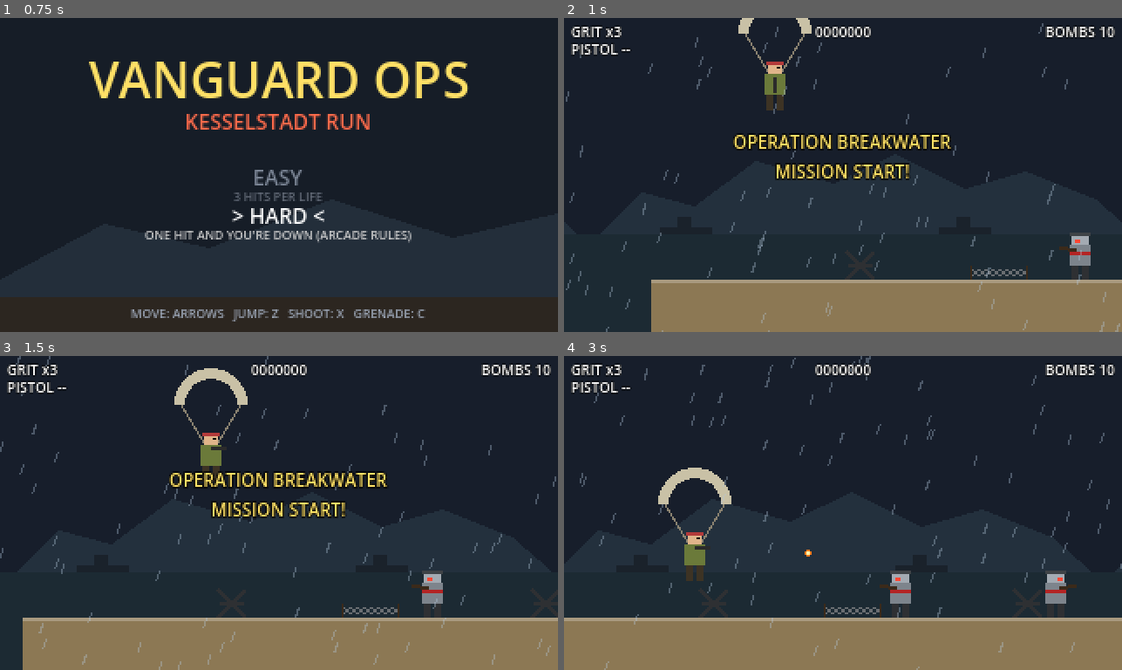
Above: before the commit, frames 1-4 (two rows, left to right).
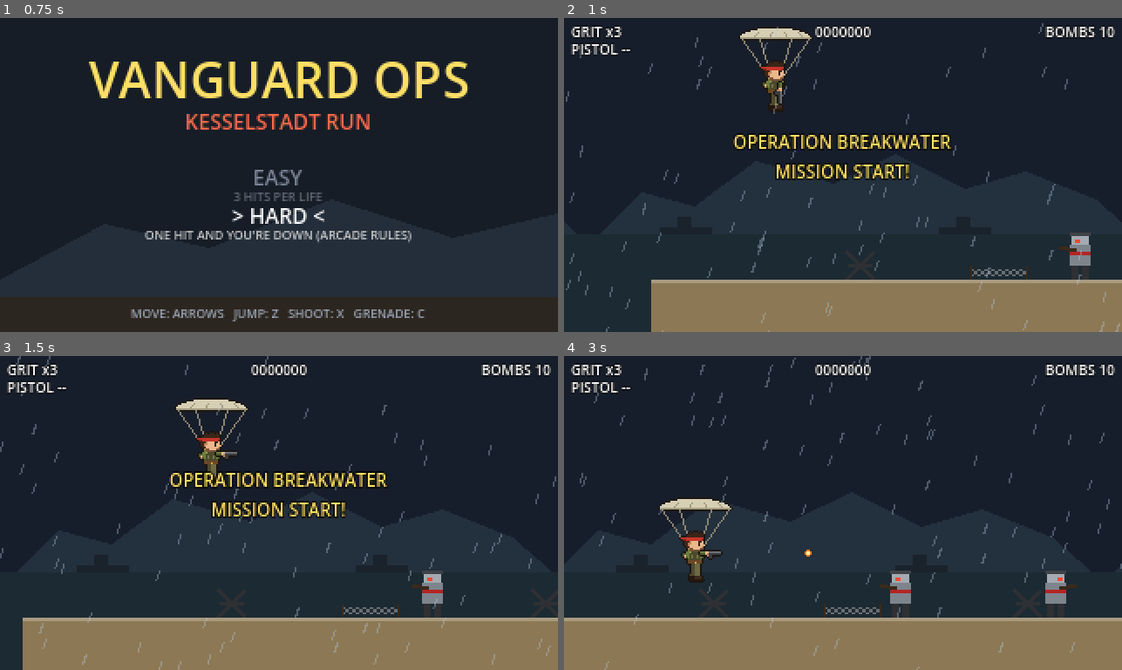
Above: after the commit, the same moments.

Repository: anthony-developer-FS/grit-iron-directorate
Game: Godot game, scene res://scenes/ui/title.tscn
The game is run twice, just before and just after one commit, with the same random seed, the same clock (stepped at 60 frames per second) and the same inputs.
Inputs:
- Up to frame 1 (0.75 s): hold Right (move_right) from 0.53 s (still down); hold Down (crouch) from 0.53 s (still down)
- Up to frame 2 (1 s): keep holding Right (move_right); keep holding Down (crouch); tap Z (jump) at 0.77, 0.8 s
- Up to frame 3 (1.5 s): keep holding Right (move_right); tap Z (jump) at 1.07, 1.35 s; release Down (crouch) at 1.28 s
- Up to frame 4 (3 s): tap Z (jump) at 1.52, 1.82, 2.3 s; tap Down (crouch) at 1.55, 2.85 s; release Right (move_right) at 2.03 s; hold Left (move_left) 2.03-2.78 s; hold Up (aim_up) 2.03-2.78 s; hold Right (move_right) from 2.78 s (still down)

Frame 1 is identical in both runs. In frame 2, 1.4% of the frame differs, in the area x 31-45%, y 0-30%; in frame 3, 1.7%; in frame 4, 1.8%, in the area x 16-31%, y 35-73%.

Commit message:
Draw Grit with generated sprites
Body sheet (idle, run, jump, fall, crouch, parachute hang, death) plus
an arm sheet with each weapon and the knife at five aim angles, layered
so any pose can aim any way. tools/art/build.py writes assets/sprites.

Co-Authored-By: Claude Opus 5.5 (1M context) <noreply@anthropic.com>
Claude-Session: https://claude.ai/code/session_01SJuoyxwEbaFdBrAx1Ejgro

Diff:
--- a/scripts/player/player.gd
+++ b/scripts/player/player.gd
@@ -1,6 +1,7 @@
 class_name Player
 extends CharacterBody2D
-## Sgt. "Grit" Calloway. Placeholder art is drawn in _draw() until real sprites arrive.
+## Sgt. "Grit" Calloway. Sprites come from tools/art/grit.py: a body sheet for poses and an
+## arm sheet with each weapon at five aim angles, layered so any pose can aim any way.
 ## The node origin sits at Grit's feet.
 
 const RUN_SPEED := 75.0
@@ -30,6 +31,19 @@
 const BulletScene := preload("res://scenes/projectiles/bullet.tscn")
 const GrenadeScene := preload("res://scenes/projectiles/grenade.tscn")
 const RocketScene := preload("res://scenes/projectiles/rocket.tscn")
+
+const BodySheet := preload("res://assets/sprites/grit_body.png")
+const ArmSheet := preload("res://assets/sprites/grit_arms.png")
+const ParachuteTexture := preload("res://assets/sprites/parachute.png")
+const MuzzleFlashTexture := preload("res://assets/sprites/muzzle_flash.png")
+## Must match BODY_FRAMES, WEAPON_ARMS, ARM_ANGLES and MUZZLE in tools/art/grit.py.
+const BODY_FRAMES := ["idle0", "idle1", "run0", "run1", "run2", "run3", "run4", "run5",
+	"jump", "fall", "crouch0", "crouch1", "hang", "dead0", "dead1", "dead2"]
+const ARM_ROWS := ["pistol", "hmg", "rocket", "shotgun", "flame", "knife"]
+const ARM_ANGLES := [-90.0, -45.0, 0.0, 45.0, 90.0]
+const MUZZLE_LENGTH := {"pistol": 12.0, "hmg": 20.0, "rocket": 18.0, "shotgun": 17.0, "flame": 19.0}
+## Run frames that lift the upper body a pixel.
+const RUN_LIFT := [0, 1, 1, 0, 1, 1]
 
 ## Falling below this y counts as falling into a pit.
 @export var fall_death_y := 260.0
@@ -58,6 +72,8 @@
 var _knife_flash := 0.0
 var _muzzle_flash := 0.0
 var _last_safe_position := Vector2.ZERO
+var _anim_time := 0.0
+var _dead_time := 0.0
 
 @onready var _standing_shape: CollisionShape2D = $StandingShape
 @onready var _crouch_shape: CollisionShape2D = $CrouchShape
@@ -73,7 +89,10 @@
 
 
 func _physics_process(delta: float) -> void:
+	_anim_time += delta
 	if dead:
+		_dead_time += delta
+		queue_redraw()
 		return
 	_fire_cooldown = maxf(_fire_cooldown - delta, 0.0)
 	_invulnerable = maxf(_invulnerable - delta, 0.0)
@@ -159,6 +178,7 @@
 	if _invulnerable > 0.0 and not ignore_invulnerability:
 		return
 	dead = true
+	_dead_time = 0.0
 	parachuting = false
 	velocity = Vector2.ZERO
 	_set_crouching(false)
@@ -239,11 +259,11 @@
 
 
 func _shoulder_offset() -> Vector2:
-	return Vector2(0, -9 if crouching else -19)
+	return Vector2(3 * facing, -9 if crouching else -16)
 
 
 func _muzzle_position() -> Vector2:
-	return global_position + _shoulder_offset() + Vector2.from_angle(aim_angle) * 10.0
+	return global_position + _shoulder_offset() + Vector2.from_angle(aim_angle) * float(MUZZLE_LENGTH[weapon])
 
 
 func _handle_shooting() -> void:
@@ -315,38 +335,61 @@
 
 
 func _draw() -> void:
+	# Blink while invulnerable after a hit or respawn.
+	if not dead and _invulnerable > 0.0 and int(_invulnerable * 12.0) % 2 == 0:
+		return
+	if parachuting:
+		draw_texture(ParachuteTexture, Vector2(-24, -48))
+
+	var frame := _body_frame()
+	var lift := 0
+	if frame.begins_with("run"):
+		lift = RUN_LIFT[int(frame.substr(3))]
+	elif frame.begins_with("crouch"):
+		lift = -7
+	# Sprites face right; mirror the whole rig when Grit faces left.
+	draw_set_transform(Vector2.ZERO, 0.0, Vector2(facing, 1))
+	_draw_cell(BodySheet, BODY_FRAMES.find(frame), 0, 32, Vector2(-16, -31))
 	if dead:
-		draw_rect(Rect2(-12, -6, 24, 6), Color("6b7a3a"))
-		draw_rect(Rect2(8 * facing - 3, -7, 6, 6), Color("e0b48a"))
-		return
-	# Blink while invulnerable after a hit or respawn.
-	if _invulnerable > 0.0 and int(_invulnerable * 12.0) % 2 == 0:
-		return
-
+		draw_set_transform(Vector2.ZERO)
+		return
+
+	var shoulder := Vector2(3, -16 - lift)
+	var arm := "knife" if _knife_flash > 0.0 else weapon
+	var angle := _local_aim_degrees()
+	if arm == "knife":
+		angle = 0.0
+	var column := 0
+	for i in ARM_ANGLES.size():
+		if absf(ARM_ANGLES[i] - angle) < absf(ARM_ANGLES[column] - angle):
+			column = i
+	_draw_cell(ArmSheet, column, ARM_ROWS.find(arm), 48, shoulder - Vector2(24, 24))
+	if _muzzle_flash > 0.0 and arm != "knife":
+		var tip := shoulder + Vector2.from_angle(deg_to_rad(ARM_ANGLES[column])) * (float(MUZZLE_LENGTH[weapon]) + 3.0)
+		draw_texture(MuzzleFlashTexture, tip - Vector2(4, 4))
+	draw_set_transform(Vector2.ZERO)
+
+
+func _body_frame() -> String:
+	if dead:
+		return "dead%d" % mini(int(_dead_time / 0.15), 2)
 	if parachuting:
-		draw_arc(Vector2(0, -44), 18.0, PI, TAU, 16, Color("c9c1a6"), 6.0)
-		draw_line(Vector2(-17, -44), Vector2(-4, -22), Color("8a8270"), 1.0)
-		draw_line(Vector2(17, -44), Vector2(4, -22), Color("8a8270"), 1.0)
-
-	var height := 16.0 if crouching else 28.0
-	var olive := Color("6b7a3a")
-	var skin := Color("e0b48a")
-	# Legs and body.
-	draw_rect(Rect2(-5, -height * 0.35, 4, height * 0.35), Color("3d3324"))
-	draw_rect(Rect2(1, -height * 0.35, 4, height * 0.35), Color("3d3324"))
-	draw_rect(Rect2(-6, -height * 0.75, 12, height * 0.42), olive)
-	# Head with the red bandana.
-	var head_top := -height
-	draw_rect(Rect2(-4, head_top, 8, height * 0.25), skin)
-	draw_rect(Rect2(-5, head_top, 10, 2), Color("b33a3a"))
-	draw_rect(Rect2(2 * facing - 1, head_top + 3, 2, 1), Color.BLACK)
-
-	# Gun.
-	var shoulder := _shoulder_offset()
-	var heavy := weapon != "pistol"
-	var gun_end := shoulder + Vector2.from_angle(aim_angle) * (12.0 if heavy else 9.0)
-	draw_line(shoulder, gun_end, Color("2b2b2b"), 3.0 if heavy else 2.0)
-	if _muzzle_flash > 0.0:
-		draw_circle(gun_end + Vector2.from_angle(aim_angle) * 2.0, 3.0, Color("fff2a8"))
-	if _knife_flash > 0.0:
-		draw_arc(Vector2(facing * 10, -14), 10.0, -PI / 2.0 * facing, PI / 2.0 * facing, 8, Color.WHITE, 2.0)
+		return "hang"
+	if not is_on_floor():
+		return "jump" if velocity.y < 0.0 else "fall"
+	var moving := absf(velocity.x) > 1.0
+	if crouching:
+		return "crouch%d" % (int(_anim_time * 6.0) % 2 if moving else 0)
+	if moving:
+		return "run%d" % (int(_anim_time * 12.0) % 6)
+	return "idle%d" % (int(_anim_time * 1.5) % 2)
+
+
+## Aim angle in the sprite's own space (always facing right), in degrees: -90 up, 90 down.
+func _local_aim_degrees() -> float:
+	var local := aim_angle if facing > 0 else PI - aim_angle
+	return rad_to_deg(wrapf(local, -PI, PI))
+
+
+func _draw_cell(sheet: Texture2D, column: int, row: int, size: int, at: Vector2) -> void:
+	draw_texture_rect_region(sheet, Rect2(at, Vector2(size, size)), Rect2(column * size, row * size, size, size))
Binary file added: assets/sprites/grit_arms.png
Not shown, added: assets/sprites/grit_arms.png.import
Binary file added: assets/sprites/grit_body.png
Not shown, added: assets/sprites/grit_body.png.import
Binary file added: assets/sprites/muzzle_flash.png
Not shown, added: assets/sprites/muzzle_flash.png.import
Binary file added: assets/sprites/parachute.png
Not shown, added: assets/sprites/parachute.png.import
Not shown, added: tools/art/build.py
Not shown, changed: tools/art/grit.py
